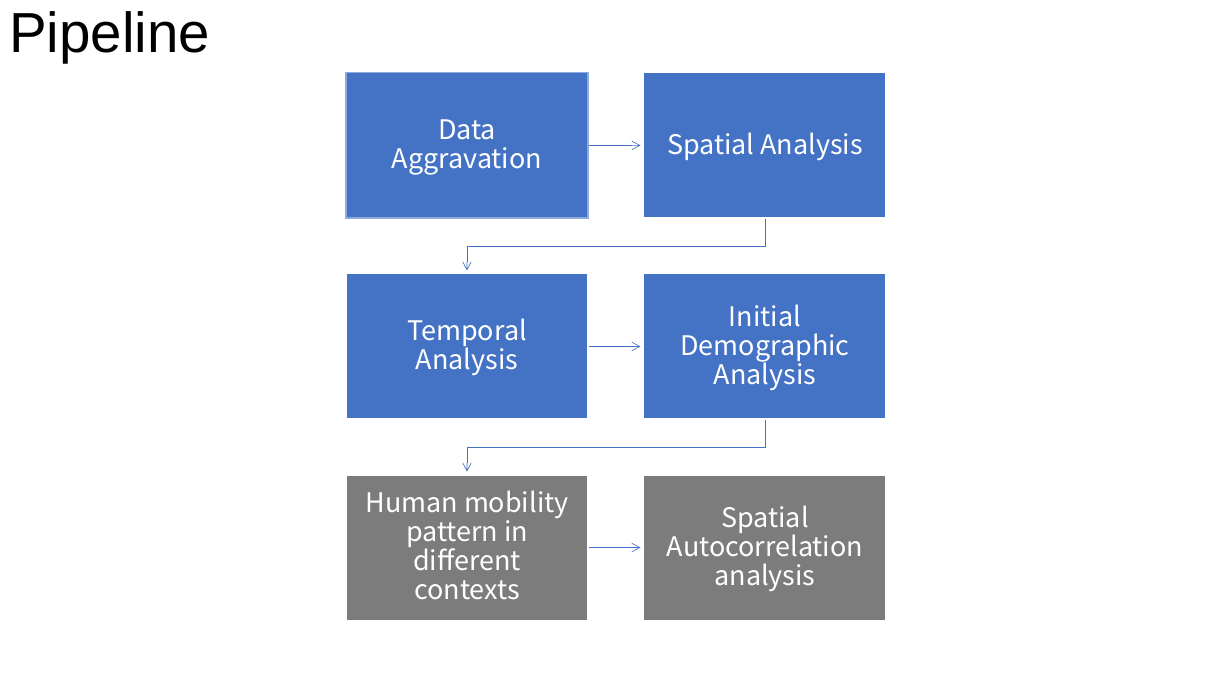
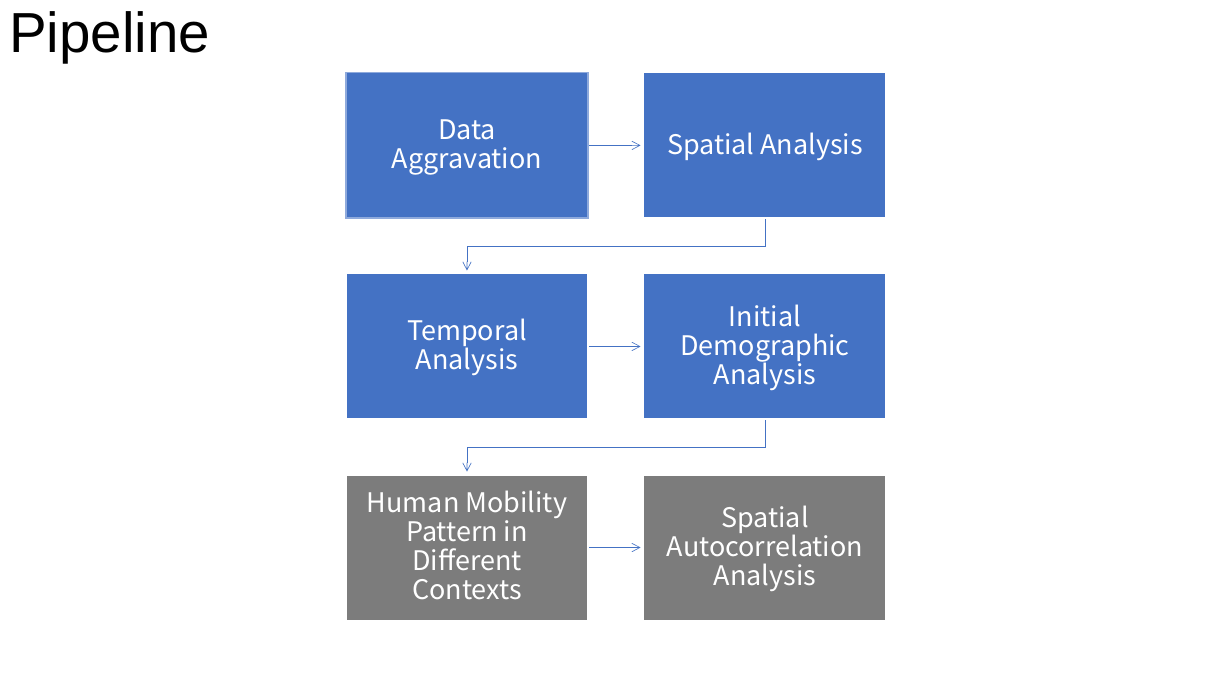
Before and after one commit to Xiaoyi-Wu0711/mobility_covid-19, a slide deck: slide 3 of doc/mid_term.pptx. Drawn at 1232x693 pixels with LibreOffice and Linux fonts; fonts in the diff are those of the drawing. Boxes give left, top, right and bottom in pixels: in the first picture for what was removed or moved away, otherwise in the second. Text is boxed around its words. In the diff, an @@ line names an element or a change of style, - is before the commit and + after.

```diff
--- a/doc/mid_term.pptx
+++ b/doc/mid_term.pptx
@@ text at (367,490,568,599): text changed @@
-Human mobility pattern in different contexts
+Human Mobility Pattern in Different Contexts
@@ text at (667,505,863,591): text changed @@
-Spatial Autocorrelation analysis
+Spatial Autocorrelation Analysis
```
Also in this commit, not shown: 11 other slides changed.
